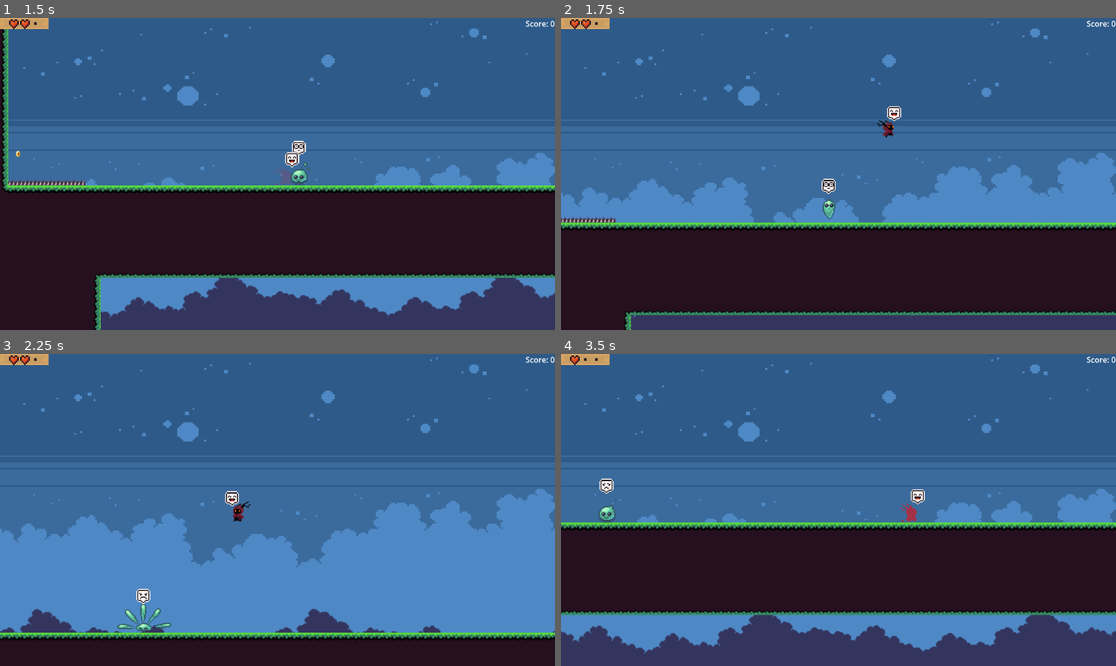
Above: before the commit, frames 1-4 (two rows, left to right).
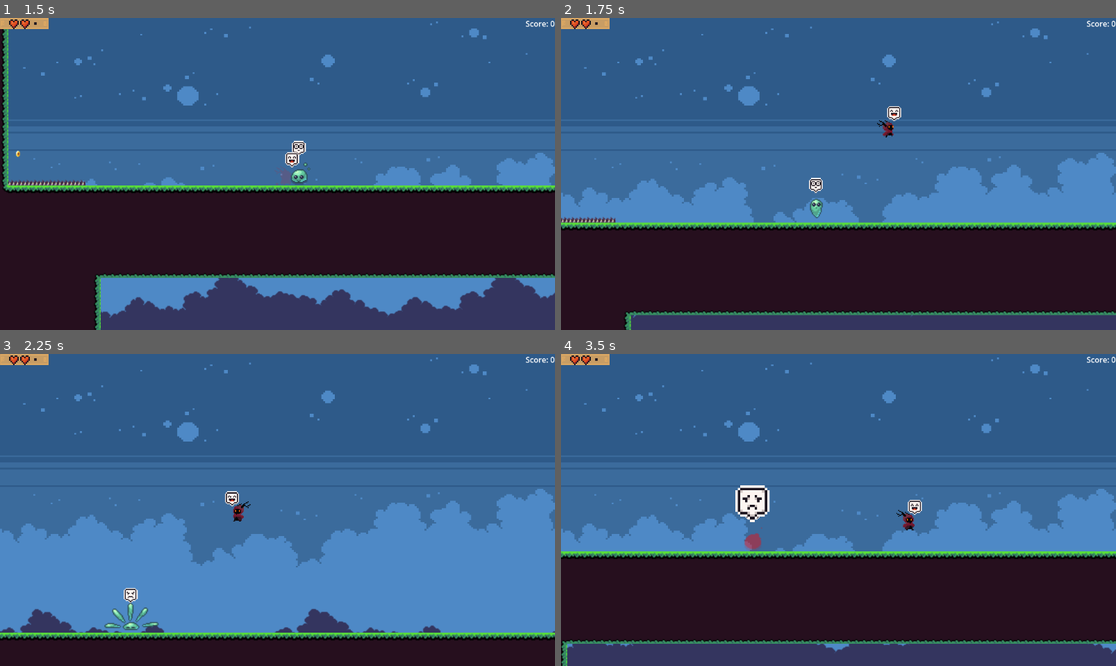
Above: after the commit, the same moments.

Repository: ag-pacier/Serif_Platformer
Game: Godot game, scene res://LevelStuff/Devlevel/devLevel.tscn
Same seed, same stepped clock (60 frames per second), same inputs: the game is played once before the commit and once after it. Sound files missing from this copy of the repository are replaced by a short silence.
Inputs:
- Up to frame 1 (1.5 s): tap Enter (return_but) at 0.5, 1.35 s; hold Right (right) from 0.53 s (still down); tap F (action) at 0.6 s; tap Space (jump) at 0.77 s
- Up to frame 2 (1.75 s): keep holding Right (right); tap Space (jump) at 1.52 s
- Up to frame 3 (2.25 s): release Right (right) at 2.03 s; hold Left (left) from 2.03 s (still down); tap F (action) at 2.1 s
- Up to frame 4 (3.5 s): release Left (left) at 2.78 s; hold Right (right) from 2.78 s (still down); tap Enter (return_but) at 2.85 s; tap Space (jump) at 3.02 s

Frame 1 is identical in both runs. In frame 2, 0.4% of the frame differs, in the area x 44-50%, y 51-65%; in frame 3, 0.7%; in frame 4, 24%, in the area x 0-100%, y 0-100%.

Commit message:
Using basic coords for baddies

Diff:
--- a/LevelStuff/Devlevel/devLevel.tscn
+++ b/LevelStuff/Devlevel/devLevel.tscn
@@ -190,6 +190,7 @@
 floor_constant_speed = false
 platform_on_leave = 0
 max_health = 3
+speed = 200
 aggro = true
 react_time = 0.5
 time_to_default = 5
--- a/Sprites/Baddies/baddie_base.gd
+++ b/Sprites/Baddies/baddie_base.gd
@@ -33,6 +33,8 @@
 @onready var default_aggro: bool = aggro
 @onready var mainc_loc
 @onready var attacking
+@onready var moving: bool = true
+@onready var start_x: float
 
 enum behave {
 	ASLEEP = 0,
@@ -54,6 +56,9 @@
 		ani_node.play("default")
 
 func _physics_process(delta: float) -> void:
+	# If startx hasn't been grabbed yet, try to. Don't let it be origin
+	if start_x == null or start_x == 0.0:
+		start_x = global_position.x
 	# If the injury timer is running, tweak the V of the HSV
 	if not $InjuryTimer.is_stopped():
 		var new_alpha = randf_range(0.1, 0.8)
@@ -64,6 +69,48 @@
 			$AnimatedSprite2D.play("attack")
 		elif $AnimatedSprite2D.frame == attack_frm:
 			attacking.change_health(-1)
+	# Set movement if needed
+	if moving:
+		if mainc_loc != null:
+			var main_dir = global_position.x - mainc_loc.x
+			if main_dir > 1:
+				main_dir = -1
+			else:
+				main_dir = 1
+			if attacking == null:
+				velocity.x = move_toward(velocity.x, main_dir * speed, speed)
+			elif $AnimatedSprite2D.animation != "attack":
+				velocity.x = move_toward(velocity.x, 0, speed)
+			else:
+				velocity.x = 0
+				if flying:
+					velocity.y = 0
+		else:
+			var main_dir = global_position.x - start_x
+			if main_dir > 10:
+				main_dir = -1
+			elif main_dir < -10:
+				main_dir = 1
+			else:
+				main_dir = 0
+			if main_dir != 0:
+				velocity.x = move_toward(velocity.x, main_dir * speed, speed)
+			else:
+				velocity.x = move_toward(velocity.x, 0, speed)
+	else:
+		velocity.x = 0
+		if flying:
+			velocity.y = 0
+	# Face towards the likely way that main character is coming from
+	# unless it makes sense to look elsewhere
+	if velocity.x > 0:
+		$AnimatedSprite2D.scale.x = -1
+		$VisionCast.target_position.x = 100
+	else:
+		$AnimatedSprite2D.scale.x = 1
+		$VisionCast.target_position.x = -100
+
+
 	# Make gravity happen
 	if not flying and not is_on_floor():
 		if velocity.y < 600:
@@ -128,6 +175,8 @@
 		behave.SHOCK:
 			mood_indicate(behave.SHOCK)
 			$BehaveTimer.start(1.0)
+			if moving:
+				moving = false
 		behave.HAPPY:
 			pass
 		behave.JOY:
@@ -136,12 +185,18 @@
 		behave.BLANK:
 			mood_indicate(behave.BLANK)
 			$BehaveTimer.start(2.0)
+			if moving:
+				moving = false
 		behave.SAD:
 			mood_indicate(behave.SAD)
 			$BehaveTimer.start(2.0)
+			if moving:
+				moving = false
 		behave.ANGRY:
 			mood_indicate(behave.ANGRY)
 			$BehaveTimer.start(1.0)
+			if !moving:
+				moving = true
 		_:
 			pass
 
@@ -149,6 +204,7 @@
 
 ## On reaction time, check to see if we see anything and react to it
 func _on_visual_timer_timeout() -> void:
+	print("Visual Timer!")
 	if $VisionCast.is_colliding():
 		var coll_body = $VisionCast.get_collider()
 		if coll_body.is_in_group("MainC"):
@@ -167,8 +223,10 @@
 		if nothing_check > 1:
 			if nothing_check < time_to_default:
 				nothing_check += 1
+				print("Nuffin")
 			else:
 				nothing_check = 0
+				print("Reset Nuffin")
 		else:
 			mainc_loc = null
 
--- a/Sprites/Baddies/baddie_base.tscn
+++ b/Sprites/Baddies/baddie_base.tscn
@@ -1,9 +1,7 @@
-[gd_scene load_steps=8 format=3 uid="uid://cd48e4gqr48pn"]
+[gd_scene load_steps=7 format=3 uid="uid://cd48e4gqr48pn"]
 
 [ext_resource type="Script" uid="uid://74ryh3myrsbc" path="res://Sprites/Baddies/baddie_base.gd" id="1_6jasc"]
 [ext_resource type="Texture2D" uid="uid://c5uclolnqr4h3" path="res://Sprites/MoodBubble/Z.png" id="2_ufvih"]
-
-[sub_resource type="Curve2D" id="Curve2D_ufvih"]
 
 [sub_resource type="CapsuleShape2D" id="CapsuleShape2D_ufvih"]
 radius = 7.0
@@ -42,11 +40,6 @@
 script = ExtResource("1_6jasc")
 react_time = 0.2
 time_to_default = 10
-
-[node name="Path2D" type="Path2D" parent="."]
-curve = SubResource("Curve2D_ufvih")
-
-[node name="PathFollow2D" type="PathFollow2D" parent="Path2D"]
 
 [node name="CollisionShape2D" type="CollisionShape2D" parent="."]
 shape = SubResource("CapsuleShape2D_ufvih")
